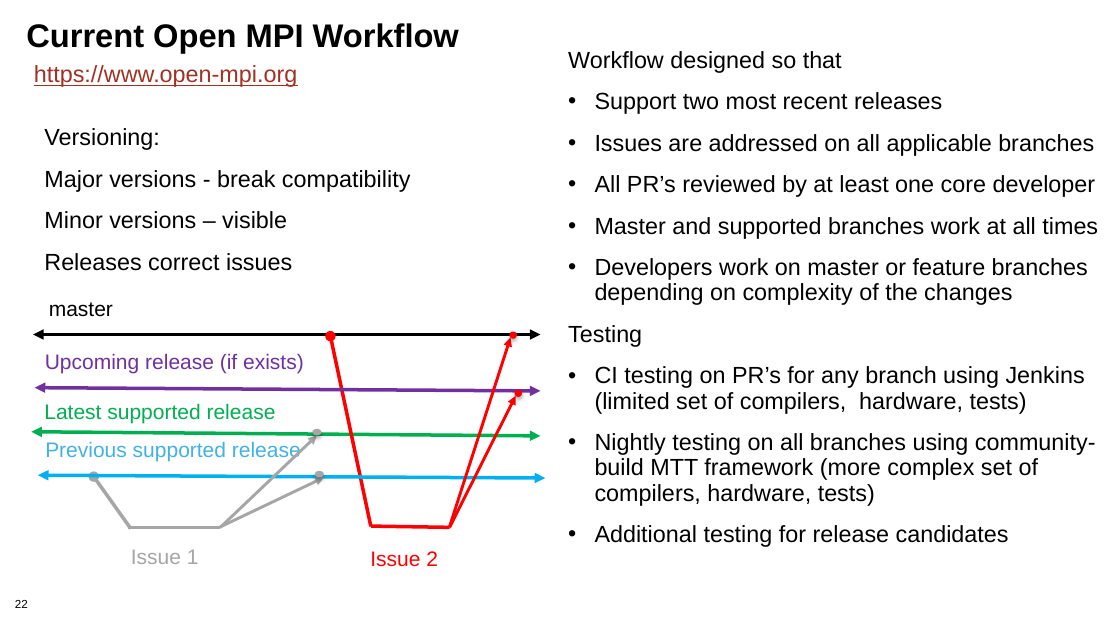
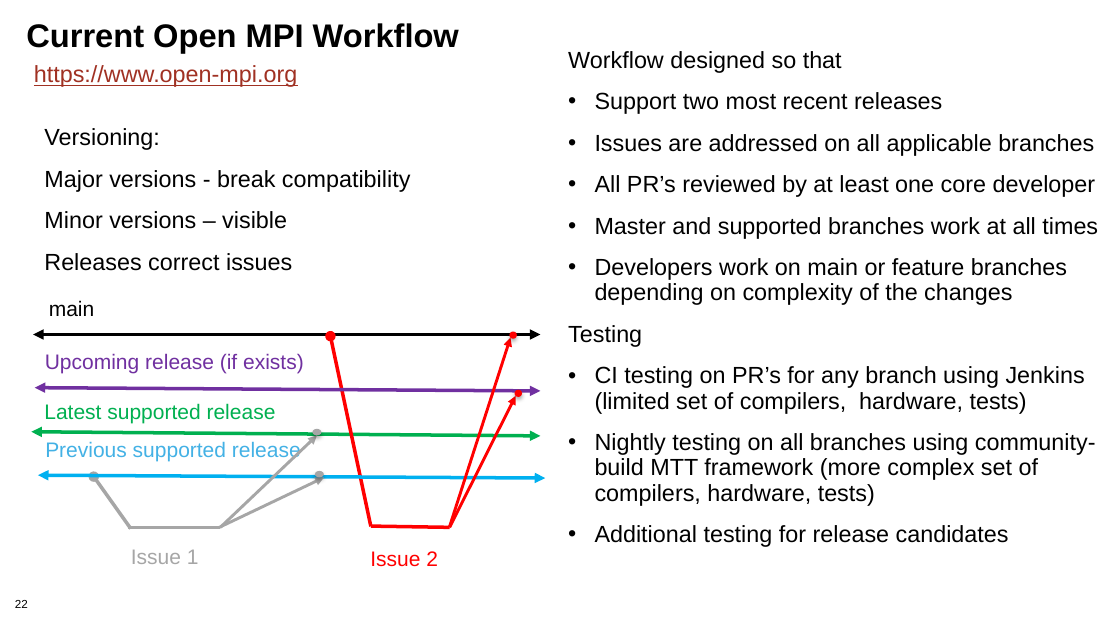
Before and after one commit to bssw-tutorial/presentations, a slide deck: slide 22 of git-workflows.pptx. Drawn at 1120x630 pixels with LibreOffice and Linux fonts; fonts in the diff are those of the drawing; background and template pictures are left out. Boxes give left, top, right and bottom in pixels: in the first picture for what was removed or moved away, otherwise in the second. Text is boxed around its words. In the diff, an @@ line names an element or a change of style, - is before the commit and + after.

Commit message:
Change master to main for Trilinos and OpenMPI

```diff
--- a/git-workflows.pptx
+++ b/git-workflows.pptx
@@ text at (595, 258, 1067, 305): text changed @@
-• Developers work on master or feature branches depending on complexity of the changes
+• Developers work on main or feature branches depending on complexity of the changes
@@ text at (49, 300, 94, 317): text changed @@
-master
+main
```
Also in this commit, not shown: 3 other slides changed.
